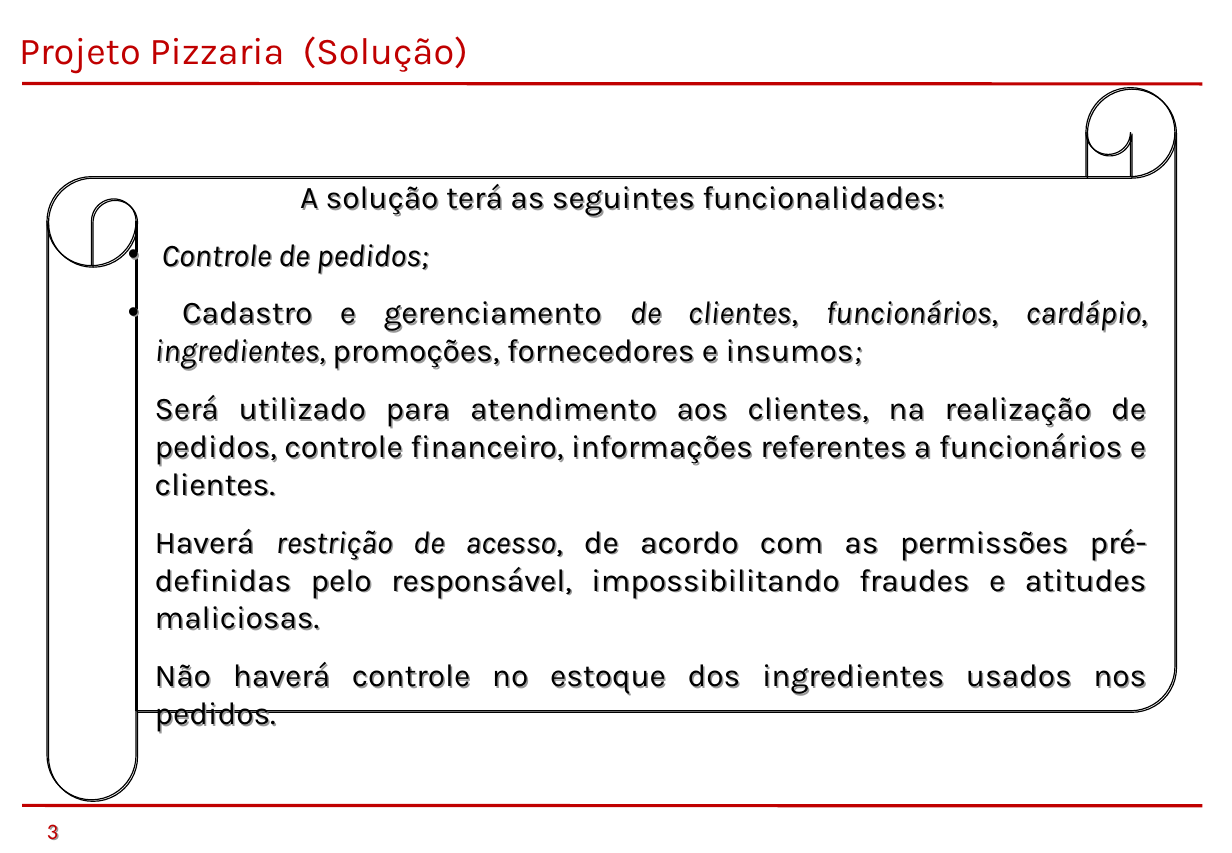
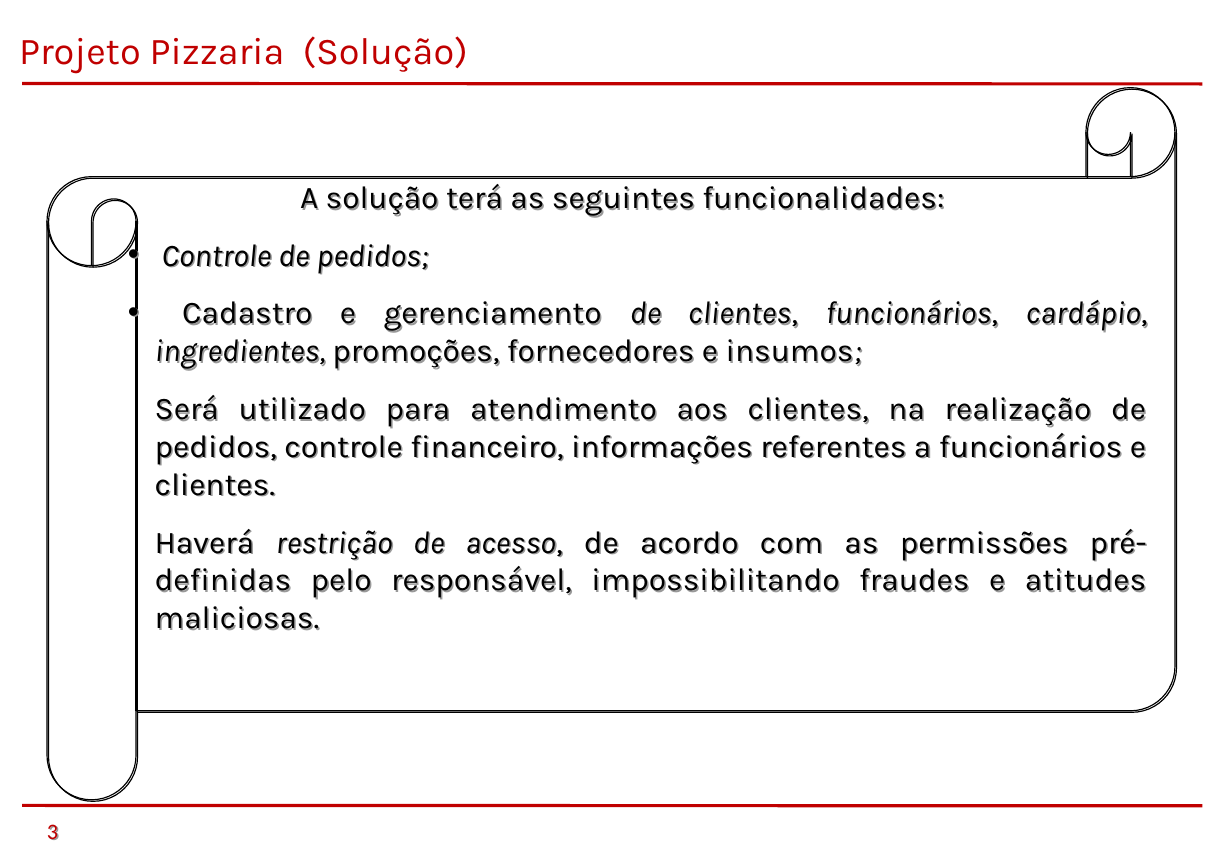
Before and after one commit to saintalex93/tcmpizzaria, a slide deck: slide 3 of TCM - Pizzaria - Semestre 1 - 2014/PTCC/Apresentação/Pizzaria.ppt. Drawn at 1232x853 pixels with LibreOffice and Linux fonts; fonts in the diff are those of the drawing; background and template pictures are left out. Boxes give left, top, right and bottom in pixels: in the first picture for what was removed or moved away, otherwise in the second. Text is boxed around its words. In the diff, an @@ line names an element or a change of style, - is before the commit and + after.

```diff
--- a/TCM - Pizzaria - Semestre 1 - 2014/PTCC/Apresentação/Pizzaria.ppt
+++ b/TCM - Pizzaria - Semestre 1 - 2014/PTCC/Apresentação/Pizzaria.ppt
@@ text at (155,662,1146,732): paragraph removed @@
-  Não haverá controle no estoque dos ingredientes usados nos pedidos.
```
Also in this commit, not shown: 4 other slides changed, 16 other files.
